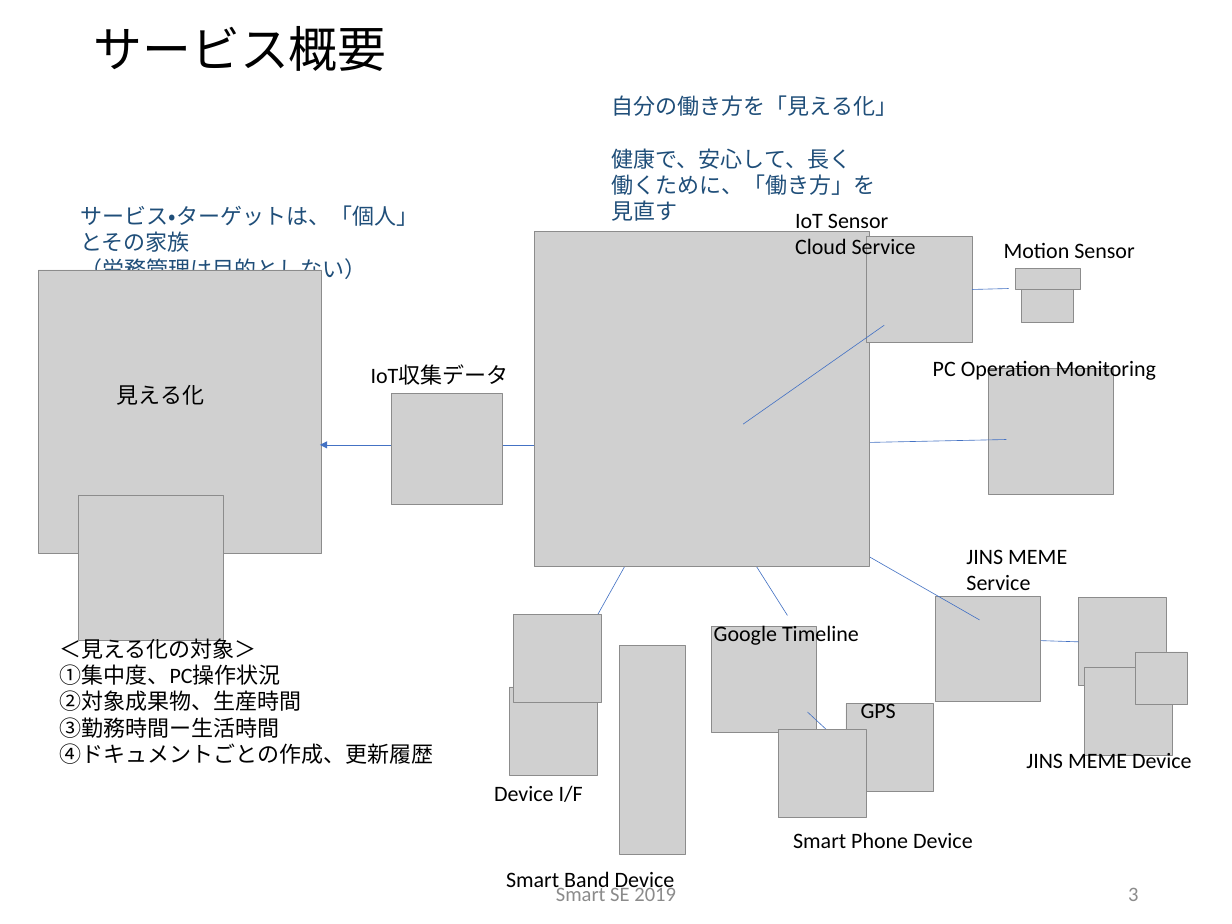
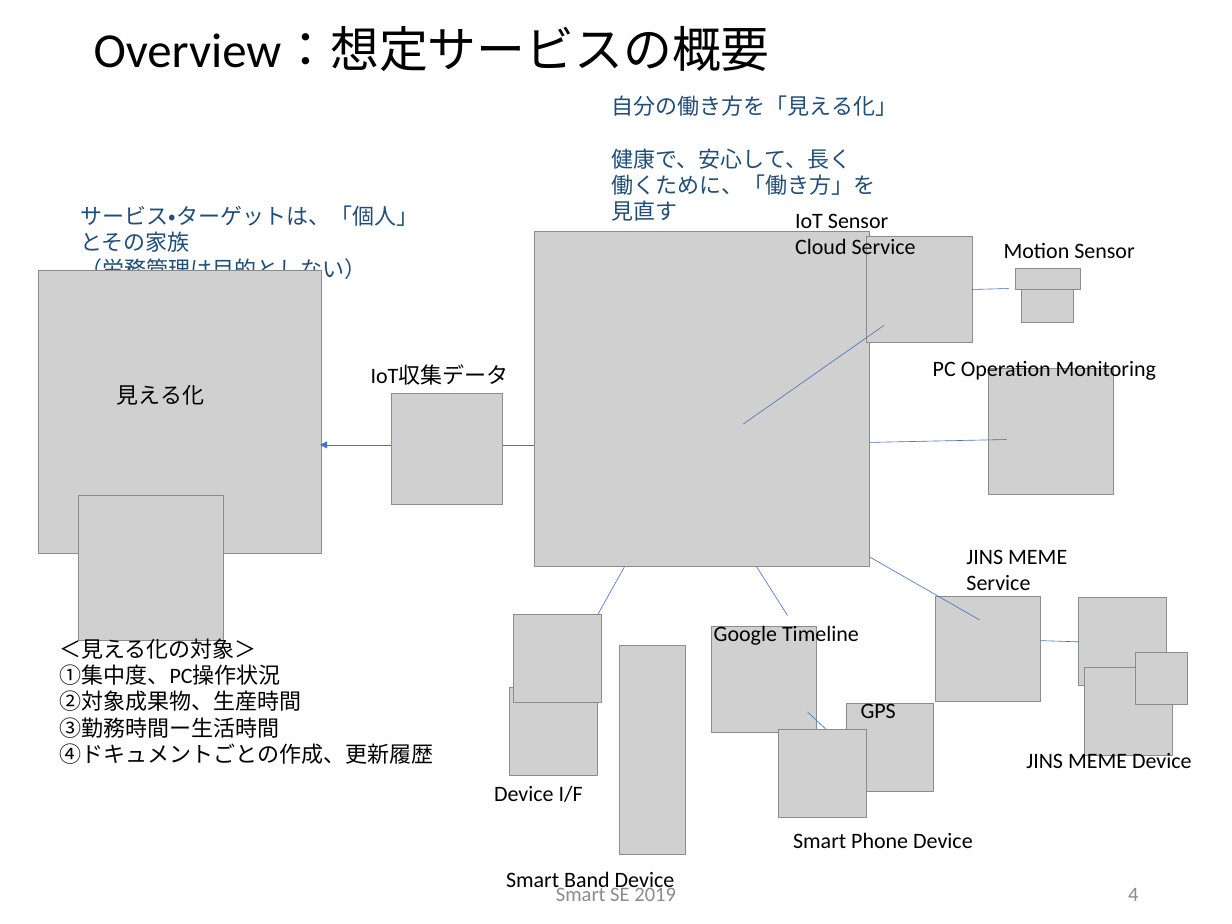
Before and after one commit to sakai-memoru/smartse19, a slide deck: slide 4 of _project_docs/SSE19_SPP.pptx (slide 3 before the commit). Drawn at 1232x924 pixels with LibreOffice and Linux fonts; fonts in the diff are those of the drawing; grey boxes stand for pictures; background and template pictures are left out. Boxes give left, top, right and bottom in pixels: in the first picture for what was removed or moved away, otherwise in the second. Text is boxed around its words. In the diff, an @@ line names an element or a change of style, - is before the commit and + after.

```diff
--- a/_project_docs/SSE19_SPP.pptx
+++ b/_project_docs/SSE19_SPP.pptx
@@ title at (94,27,770,71): text changed @@
-サービス概要
+Overview：想定サービスの概要
@@ page number at (1128,888,1138,901): text changed @@
-3
+4
```
Also in this commit, not shown: 4 other slides changed, 3 slides added, 3 slides removed, 10 other files.
